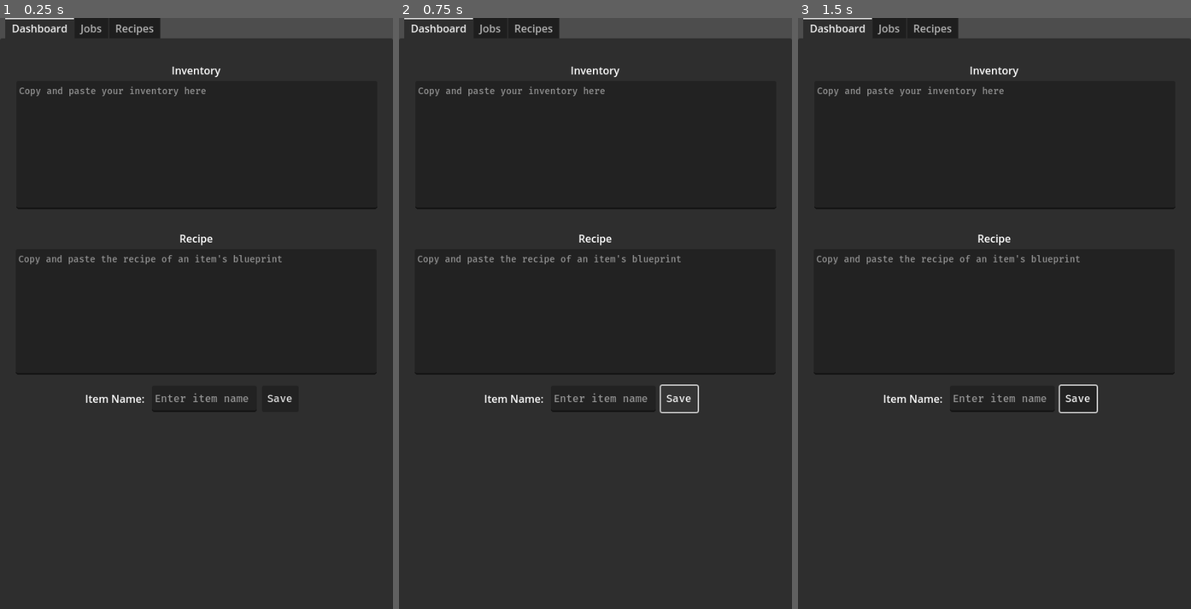
Above: before the commit, frames 1-3 (left to right).
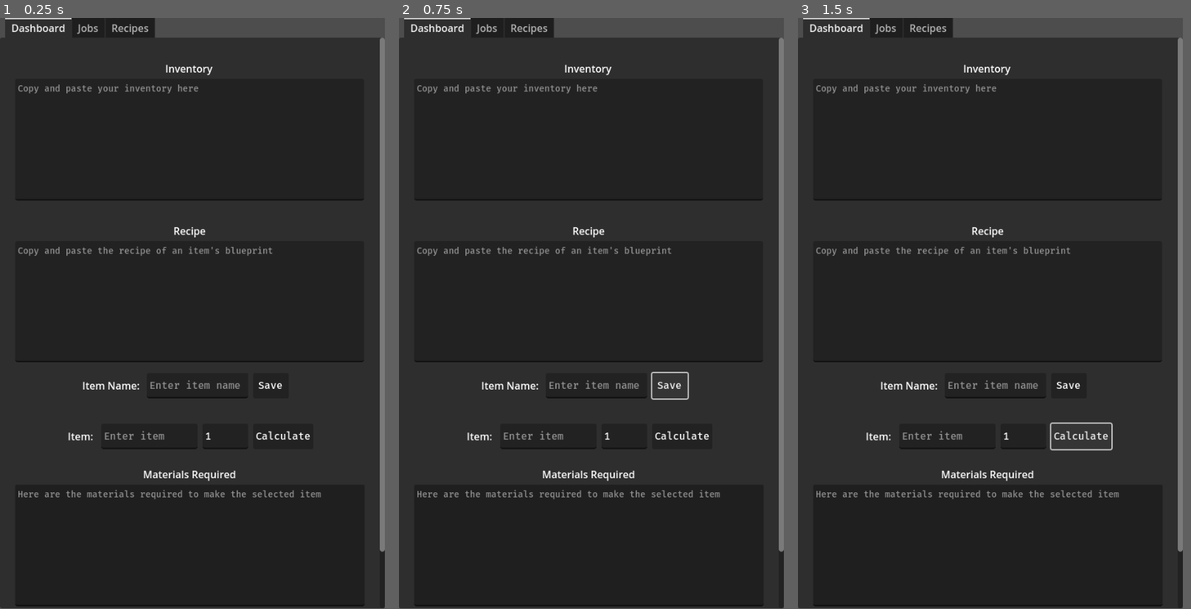
Above: after the commit, the same moments.

Repository: cyclo9/EVE-Industry-Manager
Game: Godot game, scene res://scenes/eve_industry_manager.tscn
The game is run twice, just before and just after one commit, with the same random seed, the same clock (stepped at 60 frames per second) and the same inputs.
Inputs (mouse positions are in pixels of both pictures, inside the frame that each line leads up to):
- Up to frame 1 (0.25 s): no input
- Up to frame 2 (0.75 s): click "Save" at 0.5 s
- Up to frame 3 (1.5 s): click (1088, 437) at 1.25 s, where only the run after the commit has a clickable "Calculate"
In our replay, the window is 533x800 before the commit and 522x799 after it. These sizes can differ from the game's own. Grey fills any space a smaller window leaves; there, only what the larger window draws over its background counts as a difference.

The runs differ from the first frame. In frame 1, 4.4% of the frame differs, in the area x 0-100%, y 0-100%; in frame 2, 4.5%; in frame 3, 4.6%.
Error before the commit: Attempt to call function 'get_files' in base 'null instance' on a null instance. (res://scripts/Recipe/LoadRecipes.gd:13)

Commit message:
Materials cost calculator

Diff:
--- /dev/null
+++ b/assets/themes/text.tres
@@ -0,0 +1,14 @@
+[gd_resource type="Theme" load_steps=2 format=3 uid="uid://clxof0dpu30ve"]
+
+[ext_resource type="FontFile" uid="uid://deo1pnjujhkiy" path="res://assets/fonts/Fira Mono/FiraMono-Medium.ttf" id="1_toupg"]
+
+[resource]
+Button/colors/font_color = Color(1, 1, 1, 1)
+Button/fonts/font = ExtResource("1_toupg")
+Label/colors/font_color = Color(1, 1, 1, 1)
+LineEdit/colors/font_color = Color(1, 1, 1, 1)
+LineEdit/fonts/font = ExtResource("1_toupg")
+TextEdit/colors/font_color = Color(1, 1, 1, 1)
+TextEdit/colors/font_readonly_color = Color(1, 1, 1, 1)
+TextEdit/font_sizes/font_size = 14
+TextEdit/fonts/font = ExtResource("1_toupg")
--- a/project.godot
+++ b/project.godot
@@ -17,8 +17,8 @@
 
 [display]
 
-window/size/viewport_width=600
-window/size/viewport_height=900
+window/size/viewport_width=608
+window/size/viewport_height=931
 window/stretch/mode="viewport"
 
 [rendering]
--- a/scenes/eve_industry_manager.tscn
+++ b/scenes/eve_industry_manager.tscn
@@ -1,52 +1,84 @@
-[gd_scene load_steps=6 format=3 uid="uid://bp0nea5hpdntd"]
+[gd_scene load_steps=12 format=3 uid="uid://bf24ip0jflyo4"]
 
 [ext_resource type="FontFile" uid="uid://deo1pnjujhkiy" path="res://assets/fonts/Fira Mono/FiraMono-Medium.ttf" id="1_00p4f"]
-[ext_resource type="Script" path="res://scripts/EVE Industry Manager/eve_industry_manager.gd" id="1_dyk41"]
-[ext_resource type="Script" path="res://scripts/Inventory/inventory.gd" id="3_pkt6b"]
+[ext_resource type="Theme" uid="uid://clxof0dpu30ve" path="res://assets/themes/text.tres" id="2_pjyqq"]
+[ext_resource type="Script" path="res://scripts/Inventory/SaveInventory.gd" id="2_t56c6"]
+[ext_resource type="Script" path="res://scripts/Recipe/RecipeText.gd" id="4_okv1a"]
 [ext_resource type="Script" path="res://scripts/Recipe/LoadRecipes.gd" id="5_v3fgq"]
+[ext_resource type="Script" path="res://scripts/Materials Required/Calculate.gd" id="6_8ls4w"]
 [ext_resource type="Script" path="res://scripts/Recipe/SaveRecipe.gd" id="6_eoqdc"]
+[ext_resource type="Script" path="res://scripts/Materials Required/MaterialsReqText.gd" id="6_pi414"]
+[ext_resource type="Script" path="res://scripts/Materials Required/MultiplierText.gd" id="7_fmt7d"]
+
+[sub_resource type="GDScript" id="GDScript_evw1v"]
+script/source = "extends TabContainer
+
+var dir = DirAccess.open('user://')
+
+func _ready():
+	if dir.dir_exists('user://data'):
+		print('\\'data\\' folder found.')
+	else:
+		print('\\'data\\' not found. Creating...')
+		dir.make_dir('user://data')
+
+	if dir.dir_exists('user://data/recipes'):
+		print('\\'recipes\\' folder found.')
+	else:
+		print('\\'recipes\\' not found. Creating...')
+		dir.make_dir('user://data/recipes')
+
+	if dir.dir_exists('user://data/jobs'):
+		print('\\'jobs\\' folder found.')
+	else:
+		print('\\'jobs\\' not found. Creating...')
+		dir.make_dir('user://data/jobs')
+	print()
+"
+
+[sub_resource type="Theme" id="Theme_1avar"]
 
 [node name="TabContainer" type="TabContainer"]
-offset_right = 600.0
+offset_right = 608.0
 offset_bottom = 931.0
-script = ExtResource("1_dyk41")
+script = SubResource("GDScript_evw1v")
 
 [node name="Dashboard" type="ScrollContainer" parent="."]
-clip_contents = false
 custom_minimum_size = Vector2(600, 900)
 layout_mode = 2
 
 [node name="Control" type="Control" parent="Dashboard"]
-custom_minimum_size = Vector2(600, 800)
-layout_mode = 2
+custom_minimum_size = Vector2(600, 1000)
+layout_mode = 2
+theme = ExtResource("2_pjyqq")
 
 [node name="Inventory" type="Control" parent="Dashboard/Control"]
 anchors_preset = 0
-offset_left = 25.0
+offset_left = 24.0
 offset_top = 33.0
-offset_right = 578.0
-offset_bottom = 289.0
+offset_right = 576.0
+offset_bottom = 257.0
 
 [node name="Label" type="Label" parent="Dashboard/Control/Inventory"]
 layout_mode = 0
 offset_left = -1.0
 offset_right = 551.0
 offset_bottom = 32.0
+theme = ExtResource("2_pjyqq")
 text = "Inventory
 "
 horizontal_alignment = 1
 vertical_alignment = 1
 
-[node name="TextEdit" type="TextEdit" parent="Dashboard/Control/Inventory"]
+[node name="InventoryText" type="TextEdit" parent="Dashboard/Control/Inventory"]
 layout_mode = 0
 offset_top = 32.0
 offset_right = 551.0
-offset_bottom = 227.0
-theme_override_fonts/font = ExtResource("1_00p4f")
-theme_override_font_sizes/font_size = 14
+offset_bottom = 224.0
+theme = ExtResource("2_pjyqq")
 placeholder_text = "Copy and paste your inventory here"
 scroll_smooth = true
-script = ExtResource("3_pkt6b")
+script = ExtResource("2_t56c6")
 
 [node name="Recipe" type="Control" parent="Dashboard/Control"]
 layout_mode = 3
@@ -60,6 +92,7 @@
 layout_mode = 0
 offset_right = 552.0
 offset_bottom = 32.0
+theme = ExtResource("2_pjyqq")
 text = "Recipe
 "
 horizontal_alignment = 1
@@ -71,6 +104,7 @@
 offset_top = 240.0
 offset_right = 200.0
 offset_bottom = 280.0
+theme = ExtResource("2_pjyqq")
 text = "Item Name:"
 horizontal_alignment = 1
 vertical_alignment = 1
@@ -81,8 +115,9 @@
 offset_top = 240.0
 offset_right = 368.0
 offset_bottom = 280.0
-theme_override_fonts/font = ExtResource("1_00p4f")
+theme = ExtResource("2_pjyqq")
 placeholder_text = "Enter item name"
+script = ExtResource("6_eoqdc")
 
 [node name="RecipeText" type="TextEdit" parent="Dashboard/Control/Recipe"]
 light_mask = 3
@@ -90,20 +125,87 @@
 offset_top = 32.0
 offset_right = 551.0
 offset_bottom = 223.0
-theme_override_fonts/font = ExtResource("1_00p4f")
-theme_override_font_sizes/font_size = 14
+theme = ExtResource("2_pjyqq")
 placeholder_text = "Copy and paste the recipe of an item's blueprint"
 scroll_smooth = true
-
-[node name="SaveRecipe" type="Button" parent="Dashboard/Control/Recipe"]
+script = ExtResource("4_okv1a")
+
+[node name="SaveButton" type="Button" parent="Dashboard/Control/Recipe"]
 layout_mode = 0
 offset_left = 376.0
 offset_top = 240.0
 offset_right = 432.0
 offset_bottom = 280.0
+theme = ExtResource("2_pjyqq")
 theme_override_fonts/font = ExtResource("1_00p4f")
 text = "Save"
-script = ExtResource("6_eoqdc")
+
+[node name="MaterialsReq" type="Control" parent="Dashboard/Control"]
+anchors_preset = 0
+offset_left = 24.0
+offset_top = 609.0
+offset_right = 576.0
+offset_bottom = 897.0
+
+[node name="ItemLabel" type="Label" parent="Dashboard/Control/MaterialsReq"]
+layout_mode = 0
+offset_left = 80.0
+offset_top = 0.0726929
+offset_right = 128.0
+offset_bottom = 40.0727
+rotation = -0.00151455
+theme = ExtResource("2_pjyqq")
+text = "Item:"
+horizontal_alignment = 1
+vertical_alignment = 1
+
+[node name="ItemText" type="LineEdit" parent="Dashboard/Control/MaterialsReq"]
+layout_mode = 0
+offset_left = 136.0
+offset_right = 288.0
+offset_bottom = 40.0
+theme = ExtResource("2_pjyqq")
+placeholder_text = "Enter item"
+script = ExtResource("6_8ls4w")
+
+[node name="MultiplierText" type="LineEdit" parent="Dashboard/Control/MaterialsReq"]
+layout_mode = 0
+offset_left = 296.0
+offset_right = 368.0
+offset_bottom = 40.0
+text = "1"
+select_all_on_focus = true
+script = ExtResource("7_fmt7d")
+
+[node name="CalculateButton" type="Button" parent="Dashboard/Control/MaterialsReq"]
+layout_mode = 0
+offset_left = 376.0
+offset_right = 456.0
+offset_bottom = 40.0
+theme = SubResource("Theme_1avar")
+text = "Calculate"
+
+[node name="MaterialsReqLabel" type="Label" parent="Dashboard/Control/MaterialsReq"]
+layout_mode = 0
+offset_top = 64.0
+offset_right = 552.0
+offset_bottom = 96.0
+theme = ExtResource("2_pjyqq")
+text = "Materials Required"
+horizontal_alignment = 1
+vertical_alignment = 1
+
+[node name="MaterialsReqText" type="TextEdit" parent="Dashboard/Control/MaterialsReq"]
+light_mask = 3
+layout_mode = 0
+offset_top = 96.0
+offset_right = 552.0
+offset_bottom = 288.0
+theme = ExtResource("2_pjyqq")
+placeholder_text = "Here are the materials required to make the selected item"
+editable = false
+scroll_smooth = true
+script = ExtResource("6_pi414")
 
 [node name="Jobs" type="ScrollContainer" parent="."]
 visible = false
@@ -114,22 +216,24 @@
 [node name="Control" type="Control" parent="Jobs"]
 layout_mode = 2
 
-[node name="Recipes" type="Control" parent="."]
+[node name="Recipes" type="ScrollContainer" parent="."]
 visible = false
-custom_minimum_size = Vector2(600, 931)
-layout_mode = 2
-
-[node name="ScrollContainer" type="ScrollContainer" parent="Recipes"]
-layout_mode = 1
-anchors_preset = -1
-offset_right = 600.0
-offset_bottom = 931.0
-
-[node name="Control" type="Control" parent="Recipes/ScrollContainer"]
+custom_minimum_size = Vector2(600, 900)
+layout_mode = 2
+
+[node name="Control" type="Control" parent="Recipes"]
 layout_mode = 2
 size_flags_vertical = 3
 script = ExtResource("5_v3fgq")
 
-[connection signal="text_changed" from="Dashboard/Control/Inventory/TextEdit" to="Dashboard/Control/Inventory/TextEdit" method="_on_text_changed"]
-[connection signal="add_recipe" from="Dashboard/Control/Recipe/SaveRecipe" to="Recipes/ScrollContainer/Control" method="_on_add_recipe"]
-[connection signal="pressed" from="Dashboard/Control/Recipe/SaveRecipe" to="Dashboard/Control/Recipe/SaveRecipe" method="_on_pressed"]
+[connection signal="mouse_entered" from="Dashboard/Control/Inventory/InventoryText" to="Dashboard/Control/Inventory/InventoryText" method="_on_mouse_entered"]
+[connection signal="mouse_exited" from="Dashboard/Control/Inventory/InventoryText" to="Dashboard/Control/Inventory/InventoryText" method="_on_mouse_exited"]
+[connection signal="text_changed" from="Dashboard/Control/Inventory/InventoryText" to="Dashboard/Control/Inventory/InventoryText" method="_on_text_changed"]
+[connection signal="add_recipe" from="Dashboard/Control/Recipe/ItemNameText" to="Recipes/Control" method="_on_add_recipe"]
+[connection signal="mouse_entered" from="Dashboard/Control/Recipe/RecipeText" to="Dashboard/Control/Recipe/RecipeText" method="_on_mouse_entered"]
+[connection signal="mouse_exited" from="Dashboard/Control/Recipe/RecipeText" to="Dashboard/Control/Recipe/RecipeText" method="_on_mouse_exited"]
+[connection signal="pressed" from="Dashboard/Control/Recipe/SaveButton" to="Dashboard/Control/Recipe/ItemNameText" method="_on_save_recipe_pressed"]
+[connection signal="calculate_cost" from="Dashboard/Control/MaterialsReq/MultiplierText" to="Dashboard/Control/MaterialsReq/ItemText" method="_on_multiplier_text_calculate_cost"]
+[connection signal="pressed" from="Dashboard/Control/MaterialsReq/CalculateButton" to="Dashboard/Control/MaterialsReq/ItemText" method="_on_calculate_button_pressed"]
+[connection signal="mouse_entered" from="Dashboard/Control/MaterialsReq/MaterialsReqText" to="Dashboard/Control/MaterialsReq/MaterialsReqText" method="_on_mouse_entered"]
+[connection signal="mouse_exited" from="Dashboard/Control/MaterialsReq/MaterialsReqText" to="Dashboard/Control/MaterialsReq/MaterialsReqText" method="_on_mouse_exited"]
--- a/scenes/recipe.tscn
+++ b/scenes/recipe.tscn
@@ -1,5 +1,6 @@
-[gd_scene load_steps=3 format=3 uid="uid://bbvj0centdtaa"]
+[gd_scene load_steps=4 format=3 uid="uid://bbvj0centdtaa"]
 
+[ext_resource type="Theme" uid="uid://clxof0dpu30ve" path="res://assets/themes/text.tres" id="1_36tep"]
 [ext_resource type="Texture2D" uid="uid://cit2fdwo3qrcy" path="res://assets/images/delete.png" id="1_ybe0h"]
 [ext_resource type="Script" path="res://scripts/Recipe/DeleteRecipe.gd" id="2_jwxsk"]
 
@@ -14,8 +15,9 @@
 layout_mode = 0
 offset_left = 1.0
 offset_top = 1.0
-offset_right = 214.0
+offset_right = 544.0
 offset_bottom = 30.0
+theme = ExtResource("1_36tep")
 text = "Label"
 vertical_alignment = 1
 clip_text = true
@@ -27,6 +29,7 @@
 offset_top = 1.0
 offset_right = 584.0
 offset_bottom = 30.0
+theme = ExtResource("1_36tep")
 icon = ExtResource("1_ybe0h")
 icon_alignment = 1
 expand_icon = true
--- a/scripts/EVE Industry Manager/eve_industry_manager.gd
+++ /dev/null
@@ -1,11 +0,0 @@
-extends TabContainer
-
-var dir = DirAccess.open('user://data')
-
-func _ready():
-	if not dir.dir_exists('user://data'):
-		dir.make_dir('user://data')
-	if not dir.dir_exists('user://data/recipes'):
-		dir.make_dir('user://data/recipes')
-	if not dir.dir_exists('user://data/jobs'):
-		dir.make_dir('user://data/jobs')
--- /dev/null
+++ b/scripts/Inventory/SaveInventory.gd
@@ -0,0 +1,35 @@
+extends TextEdit
+
+var json = JSON.new()
+var Dashboard
+var inventory: Dictionary
+
+func _ready():
+	Dashboard = get_node('../../../../Dashboard')
+
+func parse_inventory():
+	var content = text.split('\n')
+	for line in content:
+		var array = line.split('\t')
+		if array.size() >=2:
+			var item_name = array[0]
+			var item_qty = int(array[1])
+			inventory[item_name] = item_qty
+
+func save_inventory():
+	var file = FileAccess.open('user://data/inventory.json', FileAccess.WRITE)
+	if file:
+		file.store_string(JSON.stringify(inventory, '\t'))
+		print('Inventory save successful')
+	else:
+		print('Inventory failed to save')
+
+func _on_text_changed():
+	parse_inventory()
+	save_inventory()
+
+func _on_mouse_entered():
+	Dashboard.set_mouse_filter(MOUSE_FILTER_IGNORE)
+
+func _on_mouse_exited():
+	Dashboard.set_mouse_filter(MOUSE_FILTER_PASS)
--- a/scripts/Inventory/inventory.gd
+++ /dev/null
@@ -1,24 +0,0 @@
-extends TextEdit
-
-var json = JSON.new()
-
-func save(content):
-	var file = FileAccess.open('user://data/inventory.json', FileAccess.WRITE)
-	if file:
-		file.store_string(JSON.stringify(content, '\t'))
-		print('Write saved succesfully.')
-	else:
-		print('Write failed to save.')
-
-func _on_text_changed():
-	var content = text.split('\n')
-	var inventory = {}
-
-	for line in content:
-		var array = line.split('\t')
-		if array.size() >=2:
-			var item_name = array[0]
-			var item_qty = int(array[1])
-			inventory[item_name] = item_qty
-
-	save(inventory)
--- /dev/null
+++ b/scripts/Materials Required/Calculate.gd
@@ -0,0 +1,57 @@
+extends LineEdit
+
+var ItemText
+var MultiplierText
+var MaterialsReqText
+
+@export var materials_req: Dictionary = {}
+
+func _ready():
+	ItemText = get_node('../ItemText')
+	MultiplierText = get_node('../MultiplierText')
+	MaterialsReqText = get_node('../MaterialsReqText')
+
+func json_to_dict(file_name: String):
+	var file = FileAccess.open('user://data/recipes/{}'.format({'': file_name}), FileAccess.READ)
+	return JSON.parse_string((file.get_as_text()))
+
+func dict_to_multiline_str(dict: Dictionary):
+	var string: String = ''
+	for key in dict:
+		string += '{qty} {itm} \n'.format({'qty': dict[key], 'itm': key})
+	return string
+
+func calculate():
+	var stack: Array = []
+	var target_file: String = '{}.json'.format({'': ItemText.text.to_lower()})
+	if FileAccess.file_exists('user://data/recipes/{}'.format({'': target_file})):
+		stack.append(target_file)
+		var recipe = json_to_dict(target_file)
+		for ingredient in recipe:
+			stack.append('{}.json'.format({'': ingredient}))
+	else:
+		print('Item not found.')
+
+	while stack:
+		var current_file = stack.pop_back()
+		if FileAccess.file_exists('user://data/recipes/{}'.format({'': current_file})):
+			var current_ingredient = current_file.split('.json')[0].capitalize()
+			materials_req.erase(current_ingredient)
+			var recipe = json_to_dict(current_file)
+			for ingredient in recipe:
+				stack.append('{}.json'.format({'': ingredient}))
+				var multiplier = int(MultiplierText.text)
+				materials_req[ingredient] = int(recipe[ingredient]) * multiplier
+
+	MaterialsReqText.set_text(dict_to_multiline_str(materials_req))
+
+func _unhandled_input(event):
+	if event is InputEventKey:
+		if has_focus() and event.keycode == KEY_ENTER:
+			calculate()
+
+func _on_calculate_button_pressed():
+	calculate()
+
+func _on_multiplier_text_calculate_cost():
+	calculate()
--- /dev/null
+++ b/scripts/Materials Required/MaterialsReqText.gd
@@ -0,0 +1,12 @@
+extends TextEdit
+
+var Dashboard
+
+func _ready():
+	Dashboard = get_node('../../../../Dashboard')
+
+func _on_mouse_entered():
+	Dashboard.set_mouse_filter(MOUSE_FILTER_IGNORE)
+
+func _on_mouse_exited():
+	Dashboard.set_mouse_filter(MOUSE_FILTER_PASS)
--- /dev/null
+++ b/scripts/Materials Required/MultiplierText.gd
@@ -0,0 +1,9 @@
+extends LineEdit
+
+signal calculate_cost
+
+func _unhandled_input(event):
+	if event is InputEventKey:
+		if has_focus() and event.keycode == KEY_ENTER:
+			calculate_cost.emit()
+			set_text('1')
--- a/scripts/Recipe/LoadRecipes.gd
+++ b/scripts/Recipe/LoadRecipes.gd
@@ -1,6 +1,28 @@
 extends Control
 
 var recipe_scene = preload('res://scenes/recipe.tscn')
+
+func title(string: String):
+	var array: Array = string.to_lower().split(' ')
+	var new_array: Array = []
+	for item in array:
+		var word: Array = item.split('')
+		var title_word: String = ''
+		for i in word.size():
+			if i == 0:
+				title_word += word[i].to_upper()
+			else:
+				title_word += word[i]
+		new_array.append(title_word)
+
+	var new_string: String = ''
+	for i in new_array.size():
+		if i == 0:
+			new_string += new_array[i]
+		else:
+			new_string += ' ' + new_array[i]
+
+	return new_string
 
 func load_recipes():
 	var children = get_children()
@@ -9,19 +31,20 @@
 		child.queue_free()
 
 	var dir = DirAccess.open('user://data/recipes')
-	# gets a list of all the recipes
-	var recipes_list = dir.get_files()
-	var num_recipes: int = recipes_list.size()
-	# expands the Control node to fit all the recipes
-	set_custom_minimum_size(Vector2(600, (num_recipes * 38)))
-	for i in recipes_list.size():
-		# get the recipe name
-		var recipe_name = recipes_list[i].split('.json')[0]
-		var recipe_instance = recipe_scene.instantiate()
-		recipe_instance.get_child(1).connect('delete_recipe', _on_delete_recipe)
-		recipe_instance.get_child(0).set_text(recipe_name.capitalize())
-		recipe_instance.position = Vector2(10, (i * 35))
-		add_child(recipe_instance)
+	if dir != null:
+		# gets a list of all the recipes
+		var recipes_list = dir.get_files()
+		var num_recipes: int = recipes_list.size()
+		# expands the Control node to fit all the recipes
+		set_custom_minimum_size(Vector2(600, (num_recipes * 38)))
+		for i in recipes_list.size():
+			# get the recipe name
+			var recipe_name = recipes_list[i].split('.json')[0]
+			var recipe_instance = recipe_scene.instantiate()
+			recipe_instance.get_child(1).connect('delete_recipe', _on_delete_recipe)
+			recipe_instance.get_child(0).set_text(title(recipe_name))
+			recipe_instance.position = Vector2(10, (i * 35))
+			add_child(recipe_instance)
 
 # Called when the node enters the scene tree for the first time.
 func _ready():
--- /dev/null
+++ b/scripts/Recipe/RecipeText.gd
@@ -0,0 +1,12 @@
+extends TextEdit
+
+var Dashboard
+
+func _ready():
+	Dashboard = get_node('../../../../Dashboard')
+
+func _on_mouse_entered():
+	Dashboard.set_mouse_filter(MOUSE_FILTER_IGNORE)
+
+func _on_mouse_exited():
+	Dashboard.set_mouse_filter(MOUSE_FILTER_PASS)
--- a/scripts/Recipe/SaveRecipe.gd
+++ b/scripts/Recipe/SaveRecipe.gd
@@ -1,13 +1,15 @@
-extends Button
+extends LineEdit
 
 var ItemNameText
 var RecipeText
+var Dashboard
 
 signal add_recipe
 
 func _ready():
 	ItemNameText = get_node('../ItemNameText')
 	RecipeText = get_node('../RecipeText')
+	Dashboard = get_node("../../../../Dashboard")
 
 func parse_recipe(recipe_text):
 	var content = recipe_text.split('\n')
@@ -24,18 +26,32 @@
 
 	return recipe
 
-func _on_pressed():
+func save_recipe():
 	var item_name = ItemNameText.text
 	var recipe = parse_recipe(RecipeText.text)
 
-	if FileAccess.file_exists('user://data/recipes/{item_name}.json'.format({'item_name': item_name.to_lower()})):
-		var dir = DirAccess.open('user://data/recipes')
-		dir.remove('{item_name}'.format({'item_name': item_name.to_lower()}))
+	var dir = DirAccess.open('user://data/recipes')
+	# This prevents the application from saving no-name or no-content file
+	# it however, does not prevent the user from saving the wrong name or content
+	if dir != null and item_name != '' and !recipe.is_empty():
+		if FileAccess.file_exists('user://data/recipes/{item_name}.json'.format({'item_name': item_name.to_lower()})):
+			dir.remove('{item_name}'.format({'item_name': item_name.to_lower()}))
 
-	var file = FileAccess.open('user://data/recipes/{item_name}.json'.format({'item_name': item_name.to_lower()}), FileAccess.WRITE)
-	if file:
-		file.store_string(JSON.stringify(recipe, '\t'))
-		add_recipe.emit()
-		print('Write saved successfully')
-	else:
-		print('Write failed to save.')
+		var file = FileAccess.open('user://data/recipes/{item_name}.json'.format({'item_name': item_name.to_lower()}), FileAccess.WRITE)
+		if file:
+			file.store_string(JSON.stringify(recipe, '\t'))
+			add_recipe.emit()
+			print('Recipe save successful')
+		else:
+			print('Recipe failed to save.')
+
+	ItemNameText.set_text('')
+	RecipeText.set_text('')
+
+func _on_save_recipe_pressed():
+	save_recipe()
+
+func _unhandled_input(event):
+	if event is InputEventKey:
+		if has_focus() and event.keycode == KEY_ENTER:
+			save_recipe()
